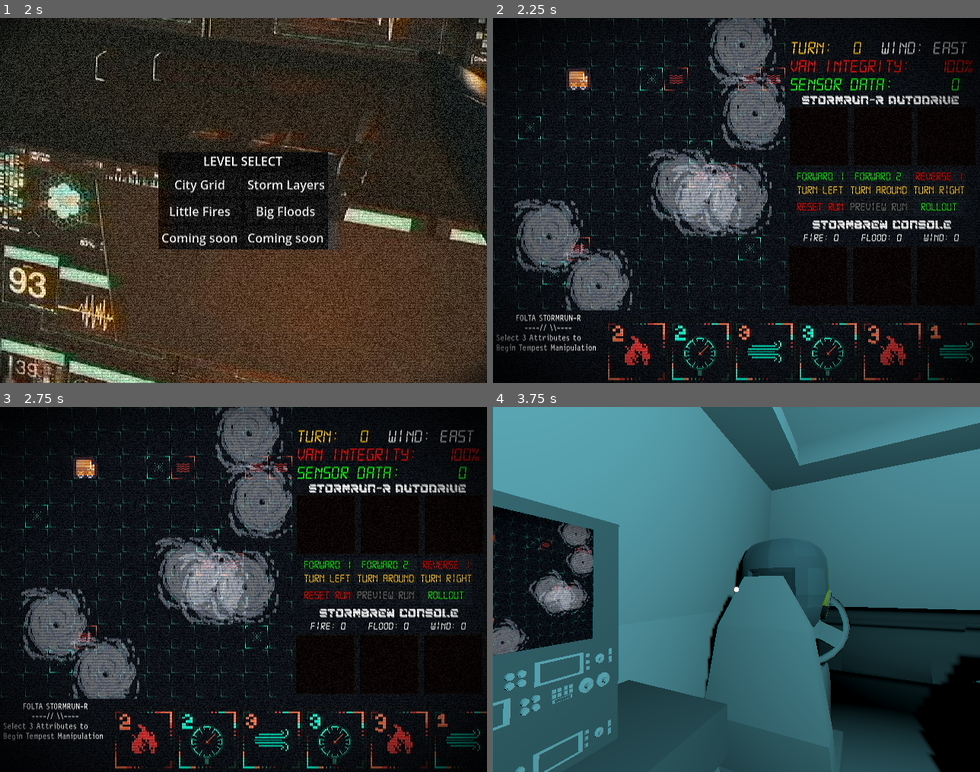
Above: before the commit, frames 1-4 (two rows, left to right).
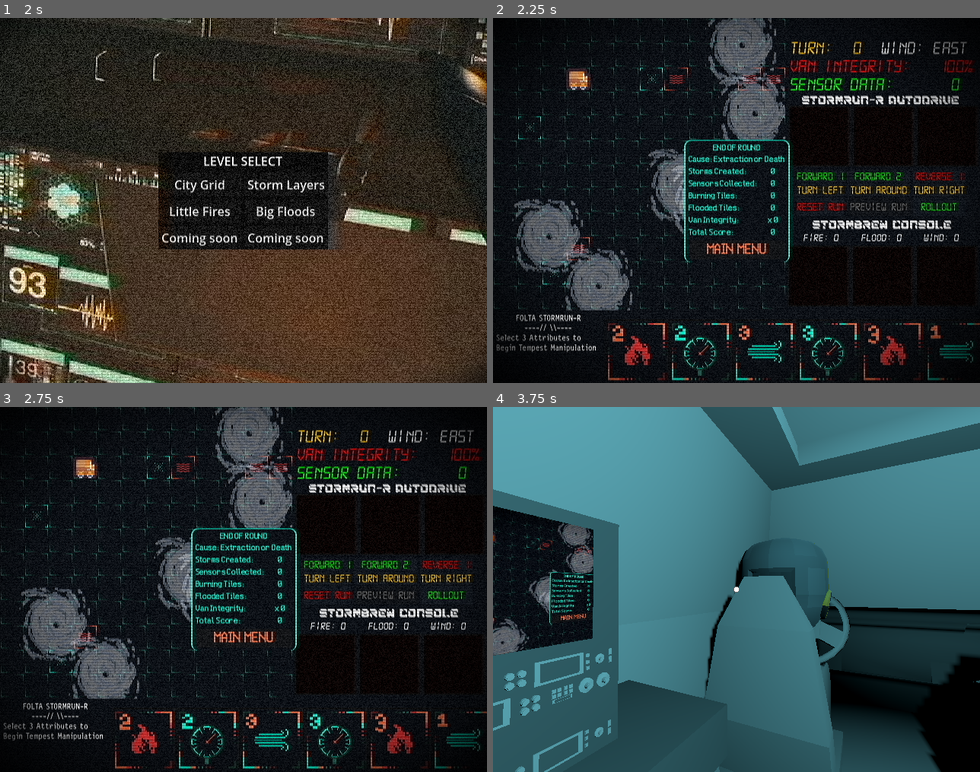
Above: after the commit, the same moments.

Repository: systemeffect/gwj92
Game: Godot game, scene res://scenes/main.tscn
Same seed, same stepped clock (60 frames per second), same inputs: the game is played once before the commit and once after it.
Inputs (mouse positions are in pixels of both pictures, inside the frame that each line leads up to):
- Up to frame 1 (2 s): click "START" at 0.5 s; click "START" at 1.25 s
- Up to frame 2 (2.25 s): click "City Grid" at 2 s
- Up to frame 3 (2.75 s): no input
- Up to frame 4 (3.75 s): click "Rollout" at 2.75 s; move the mouse to (760, 589) at 3.52 s; click (760, 589) at 3.67 s

Frame 1 is identical in both runs. In frame 2, 4.6% of the frame differs, in the area x 39-62%, y 33-68%; in frame 3, 4.7%, in the area x 39-62%, y 33-67%; in frame 4, 0.8%.

Commit message:
end of round added

Diff:
--- a/scenes/actions_ui.tscn
+++ b/scenes/actions_ui.tscn
@@ -9,6 +9,7 @@
 [ext_resource type="FontFile" uid="uid://bc7s77r5opgfm" path="res://assets/fonts/easvhs.ttf" id="5_lgsi3"]
 [ext_resource type="FontFile" uid="uid://cajq783h3yufy" path="res://assets/fonts/Blue Screen Personal Use.ttf" id="8_4fi4j"]
 [ext_resource type="Script" uid="uid://c7o1kqxleq5v" path="res://scripts/status_log.gd" id="8_bxdbe"]
+[ext_resource type="Script" uid="uid://0f8h6vxa42id" path="res://scripts/end_of_round.gd" id="10_m6jc7"]
 
 [node name="ActionsUI" type="Control" unique_id=24908026]
 layout_mode = 3
@@ -373,9 +374,8 @@
 theme_override_fonts/font = ExtResource("5_lgsi3")
 text = "UPDATE MAP"
 
-[node name="EndOfTurnPrompt2D" type="PanelContainer" parent="." unique_id=1913877453]
+[node name="EndOfRound" type="PanelContainer" parent="." unique_id=848322876]
 process_mode = 3
-visible = false
 layout_mode = 1
 anchors_preset = 8
 anchor_left = 0.5
@@ -389,6 +389,109 @@
 grow_horizontal = 2
 grow_vertical = 2
 theme = ExtResource("4_p22f0")
+script = ExtResource("10_m6jc7")
+
+[node name="Margin" type="MarginContainer" parent="EndOfRound" unique_id=1092342204]
+layout_mode = 2
+theme_override_constants/margin_left = 4
+theme_override_constants/margin_top = 4
+theme_override_constants/margin_right = 4
+theme_override_constants/margin_bottom = 4
+
+[node name="VBox" type="VBoxContainer" parent="EndOfRound/Margin" unique_id=1149659614]
+layout_mode = 2
+
+[node name="TurnRoundLabel" type="Label" parent="EndOfRound/Margin/VBox" unique_id=165070182]
+layout_mode = 2
+text = "END OF ROUND"
+horizontal_alignment = 1
+
+[node name="EndCauseLabel" type="Label" parent="EndOfRound/Margin/VBox" unique_id=943244529]
+layout_mode = 2
+text = "Cause: Extraction or Death"
+horizontal_alignment = 1
+
+[node name="Scorecard" type="GridContainer" parent="EndOfRound/Margin/VBox" unique_id=1511305562]
+layout_mode = 2
+theme_override_constants/h_separation = 12
+columns = 2
+
+[node name="StormsCreated" type="Label" parent="EndOfRound/Margin/VBox/Scorecard" unique_id=1283734420]
+layout_mode = 2
+text = "Storms Created: "
+
+[node name="StormsCreatedNum" type="Label" parent="EndOfRound/Margin/VBox/Scorecard" unique_id=1619296946]
+layout_mode = 2
+text = "0"
+horizontal_alignment = 1
+
+[node name="SensorsCollected" type="Label" parent="EndOfRound/Margin/VBox/Scorecard" unique_id=936833107]
+layout_mode = 2
+text = "Sensors Collected: "
+
+[node name="SensorsCollectedNum" type="Label" parent="EndOfRound/Margin/VBox/Scorecard" unique_id=1427251231]
+layout_mode = 2
+text = "0"
+horizontal_alignment = 1
+
+[node name="FireTiles" type="Label" parent="EndOfRound/Margin/VBox/Scorecard" unique_id=1240698835]
+layout_mode = 2
+text = "Burning Tiles: "
+
+[node name="FireTilesNum" type="Label" parent="EndOfRound/Margin/VBox/Scorecard" unique_id=1279999890]
+layout_mode = 2
+text = "0"
+horizontal_alignment = 1
+
+[node name="FloodTiles" type="Label" parent="EndOfRound/Margin/VBox/Scorecard" unique_id=1209942336]
+layout_mode = 2
+text = "Flooded Tiles: "
+
+[node name="FloodTilesNum" type="Label" parent="EndOfRound/Margin/VBox/Scorecard" unique_id=1079696230]
+layout_mode = 2
+text = "0"
+horizontal_alignment = 1
+
+[node name="VanIntegrity" type="Label" parent="EndOfRound/Margin/VBox/Scorecard" unique_id=984720883]
+layout_mode = 2
+text = "Van Integrity:"
+
+[node name="VanIntegrityNum" type="Label" parent="EndOfRound/Margin/VBox/Scorecard" unique_id=127849540]
+layout_mode = 2
+text = "x 0"
+horizontal_alignment = 1
+
+[node name="TotalScore" type="Label" parent="EndOfRound/Margin/VBox/Scorecard" unique_id=1934455667]
+layout_mode = 2
+text = "Total Score: "
+
+[node name="TotalScoreNum" type="Label" parent="EndOfRound/Margin/VBox/Scorecard" unique_id=932900149]
+layout_mode = 2
+text = "0"
+horizontal_alignment = 1
+
+[node name="EndOfTurnButton" type="Button" parent="EndOfRound/Margin/VBox" unique_id=2138152164]
+layout_mode = 2
+theme_override_colors/font_color = Color(0.9098039, 0.40784314, 0.2509804, 1)
+theme_override_fonts/font = ExtResource("5_lgsi3")
+text = "MAIN MENU"
+
+[node name="EndOfTurnPrompt2D" type="PanelContainer" parent="." unique_id=1913877453]
+process_mode = 3
+visible = false
+layout_mode = 1
+anchors_preset = 8
+anchor_left = 0.5
+anchor_top = 0.5
+anchor_right = 0.5
+anchor_bottom = 0.5
+offset_left = -66.5
+offset_top = -40.5
+offset_right = 66.5
+offset_bottom = 40.5
+grow_horizontal = 2
+grow_vertical = 2
+theme = ExtResource("4_p22f0")
 
 [node name="MarginContainer" type="MarginContainer" parent="EndOfTurnPrompt2D" unique_id=984949629]
 layout_mode = 2
@@ -466,6 +569,7 @@
 [connection signal="pressed" from="ActionDebug/VBoxContainer/MovementButtons/Move" to="." method="_on_move_pressed"]
 [connection signal="pressed" from="ActionDebug/VBoxContainer/MovementButtons/VanButton" to="." method="_on_van_button_pressed"]
 [connection signal="pressed" from="EndOfTurnPrompt/MarginContainer/VBoxContainer/EndOfTurnButton" to="." method="_on_end_of_turn_button_pressed"]
+[connection signal="pressed" from="EndOfRound/Margin/VBox/EndOfTurnButton" to="EndOfRound" method="_on_end_of_turn_button_pressed"]
 [connection signal="pressed" from="EndOfTurnPrompt2D/MarginContainer/VBoxContainer/EndOfTurnButton" to="." method="_on_end_of_turn_button_pressed"]
 
 [editable path="ActionQueue"]
--- a/scripts/3D_Level.gd
+++ b/scripts/3D_Level.gd
@@ -109,9 +109,13 @@
 	for storm in storms:
 		var loc = storm.global_position
 		storms_array.append(loc)
+	GlobalLocations.cur_storm_count = storms_array.size()
 	return storms_array
 
 func get_sensors():
 	var tilemap = city_grid.status_effects
 	var sensor_array = tilemap.get_used_cells_by_id(0,Vector2(4,0))
 	GlobalLocations.sensor_locs = sensor_array
+	var level_sensors = city_grid.sensors_total
+	var sens_col = level_sensors - sensor_array.size()
+	GlobalLocations.sensors_collected = sens_col
--- a/scripts/Global_Locations.gd
+++ b/scripts/Global_Locations.gd
@@ -3,6 +3,7 @@
 var van_grid_loc: Vector2 = Vector2(0, 0)
 var van_global_loc: Vector2 = Vector2(0, 0)
 var van_global_dir: String = ""
+var van_integrity : int = 3
 
 var storm_locs : Array
 var sensor_locs : Array
@@ -15,4 +16,5 @@
 var cur_fire_attr : int = 0
 var cur_flood_attr: int = 0
 var cur_wind_attr: int = 0
+var cur_storm_count : int = 0
 var status_log : String = "[center]FOLTA STORMRUN-R\n-----------[/center]\nSelect 3 Attributes to Begin\n Tempest Manipulation"
--- /dev/null
+++ b/scripts/end_of_round.gd
@@ -0,0 +1,43 @@
+extends PanelContainer
+
+@onready var status_effects: TileMapLayer = $GridArea/Tilemaps/StatusEffects
+@onready var storms_container: Node2D = $StormsContainer
+@onready var van: Node2D = $Van
+
+@onready var storms_created_num: Label = $Margin/VBox/Scorecard/StormsCreatedNum
+@onready var sensors_collected_num: Label = $Margin/VBox/Scorecard/SensorsCollectedNum
+@onready var fire_tiles_num: Label = $Margin/VBox/Scorecard/FireTilesNum
+@onready var flood_tiles_num: Label = $Margin/VBox/Scorecard/FloodTilesNum
+@onready var van_integrity_num: Label = $Margin/VBox/Scorecard/VanIntegrityNum
+@onready var total_score_num: Label = $Margin/VBox/Scorecard/TotalScoreNum
+
+var sensors_collected
+var end_fire_tiles
+var end_flood_tiles
+var end_sensor_tiles
+var storms_created
+var van_integrity
+
+func set_score_variables():
+	end_fire_tiles = GlobalLocations.fire_locs
+	end_flood_tiles = GlobalLocations.flood_locs
+	end_sensor_tiles = GlobalLocations.sensor_locs
+	sensors_collected = GlobalLocations.sensors_collected
+	storms_created = GlobalLocations.cur_storm_count
+	van_integrity = GlobalLocations.van_integrity
+	storms_created_num.text = str(storms_created)
+	sensors_collected_num.text = str(sensors_collected)
+	fire_tiles_num.text = str(end_fire_tiles.size())
+	flood_tiles_num.text = str(end_flood_tiles.size())
+	van_integrity_num.text = "x " + str(van_integrity)
+
+func set_final_score():
+	set_score_variables()
+	var final_score = end_fire_tiles.size() + end_flood_tiles.size() + end_sensor_tiles.size() + storms_created
+	final_score = final_score * van_integrity
+	total_score_num.text = str(final_score)
+
+
+func _on_end_of_turn_button_pressed() -> void:
+	set_final_score()
+	pass # Replace with function body.
--- a/scripts/game_manager.gd
+++ b/scripts/game_manager.gd
@@ -446,7 +446,16 @@
 	actions_ui.set_integrity(new_integrity)
 	print("taking damage here!")
 	if new_integrity < 1:
-		# queue death/round end
+		GlobalLocations.fire_locs = status_effects.get_used_cells_by_id(0, Vector2(2,0))
+		GlobalLocations.flood_locs = status_effects.get_used_cells_by_id(0, Vector2(3,0))
+		GlobalLocations.sensor_locs = status_effects.get_used_cells_by_id(0, Vector2(4,0))
+		var sensors_left = GlobalLocations.sensor_locs
+		var sens_col = sensors_total - sensors_left.size()
+		GlobalLocations.sensors_collected = sens_col
+		var storm_num = storms_container.get_child_count()
+		GlobalLocations.cur_storm_count = storm_num
+		GlobalLocations.van_integrity = 0
+		_on_round_end()
 		print("You dead. This is where the game/round would end")
 
 func _on_preview_cont_area_entered(area: Area2D) -> void:
@@ -489,3 +498,7 @@
 	current_turn = 0
 	turn_in_progress = false
 	end_of_turn = false
+
+func _on_round_end():
+	# responds to signal signalling the end of the game (death or extraction)
+	pass
Not shown, added: scripts/end_of_round.gd.uid
